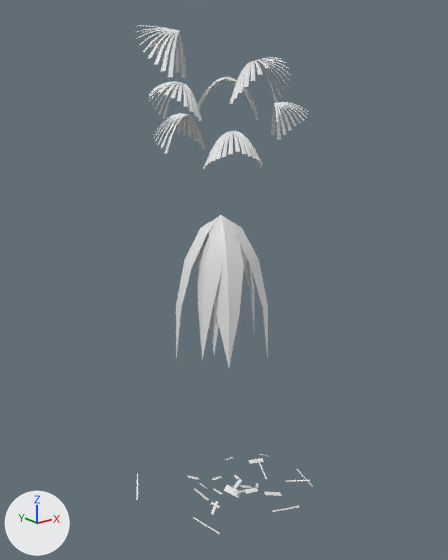
An edit to the OBJ model game/assets/models/plants/SM_Plant_FanPalmMature_Leaf.obj, drawn before and after from the same camera.
The view is the same before and after, from a 50 mm lens placed at (-5.94, -7.51, 6.89), pointed at (0.05, -0.01, 3.89). Lighting does not change. The marker at lower left points along +X, +Y and +Z. The picture after the commit comes second. Where no turn or scale is listed for an object, it has been applied to the vertices. Vertices at exactly the same position are counted once.

The first picture shows 'SM_Plant_FanPalmMature_Leaf'.
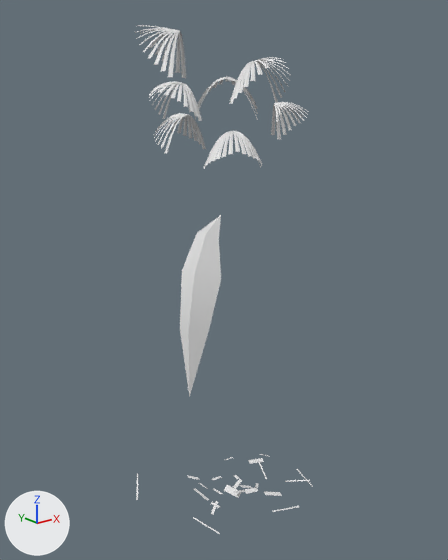
Location of each change, (x1, y1, x2, y2) in pixels of the pictures (448 x 560 px):
```json
{"part": 1, "of": "me_sm_plant_fanpalmmature_leaf", "change": "cut back", "before": [176, 215, 268, 367], "after": [180, 215, 221, 397]}
```

The change, as JSON lines over the scene's bpy script:
```json
{"block": "me_sm_plant_fanpalmmature_leaf", "where": "# used by ob_sm_plant_fanpalmmature_leaf; location = (0.0, 0.0, 0.0)"}
{"op": "remove", "block": "me_sm_plant_fanpalmmature_leaf", "code": "me_sm_plant_fanpalmmature_leaf.from_pydata(...)  # 1942 vertices, 2024 faces; spans x -1.36..1.4, y -1.32..1.31, z -0.05..7.72"}
{"op": "add", "block": "me_sm_plant_fanpalmmature_leaf", "code": "me_sm_plant_fanpalmmature_leaf.from_pydata(...)  # 1892 vertices, 1964 faces; spans x -1.36..1.4, y -1.32..1.31, z -0.05..7.72"}
{"block": "me_sm_plant_fanpalmmature_leaf", "change": "me_sm_plant_fanpalmmature_leaf part 1"}
{"block": "me_sm_plant_fanpalmmature_leaf", "change": "50 vertices are removed from x -0.64..0.59, y -0.66..0.51, z 2.47..4.78"}
{"block": "me_sm_plant_fanpalmmature_leaf", "change": "60 faces are deleted"}
{"block": "me_sm_plant_fanpalmmature_leaf", "change": "10 vertices move from x 0.15..0.67, y -0.3..0.2, z 2.8..4.78 to x -0.77..-0.17, y -0.33..0.24, z 2.08..4.72"}
```
